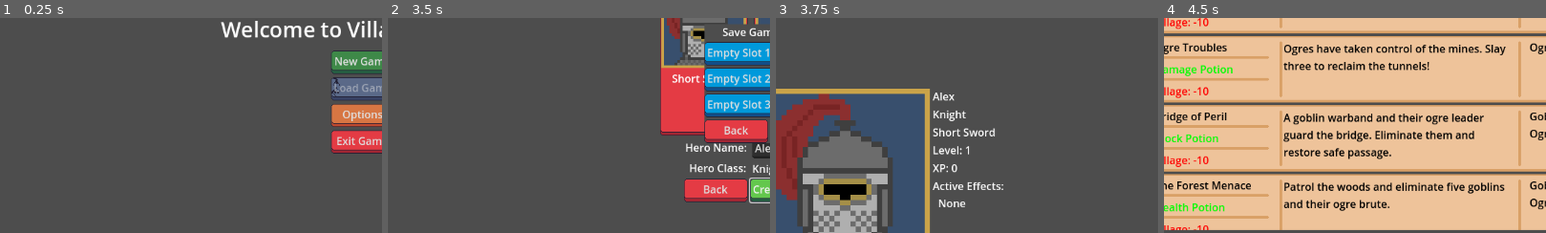
Above: before the commit, frames 1-4 (left to right).
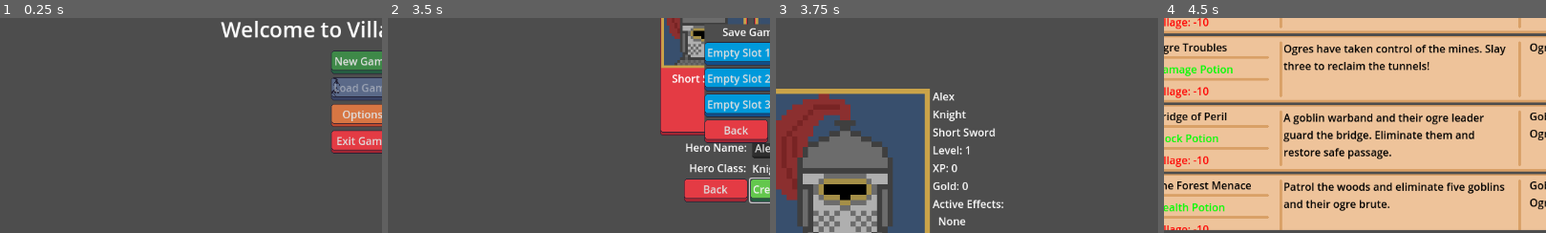
Above: after the commit, the same moments.

Repository: navtges3/PixelValley
Game: Godot game, scene res://scenes/ui/screens/main_menu_screen.tscn
Same seed, same stepped clock (60 frames per second), same inputs: the game is played once before the commit and once after it.
Inputs (mouse positions are % of the whole screen's width and height, from its top left):
- Up to frame 1 (0.25 s): no input
- Up to frame 2 (3.5 s): click "New Game" at 0.5 s; click (56, 65) at 1.27 s; type "Alex" at 1.35 s; click (44, 42) at 2.02 s; click "Create Hero" at 2.75 s
- Up to frame 3 (3.75 s): click "Empty Slot 1" at 3.5 s
- Up to frame 4 (4.5 s): click "Quests" at 4.25 s
The pictures show only the part of the screen within x 2-52%, y 35-85%; the shares and areas given below are measured in that part.

Frames 1-2 are identical in both runs. In frame 3, 1.0% of the frame differs, in the area x 41-60%, y 76-97%; in frame 4, nothing differs.

Commit message:
Added gold to hero classes

Diff:
--- a/scenes/ui/components/hero_ui.tscn
+++ b/scenes/ui/components/hero_ui.tscn
@@ -90,6 +90,10 @@
 layout_mode = 2
 text = "Xp: 0"
 
+[node name="GoldLabel" type="Label" parent="Stats"]
+layout_mode = 2
+text = "Gold: 0"
+
 [node name="ActiveEffectsLabel" type="Label" parent="Stats"]
 layout_mode = 2
 text = "Active Effects:
--- a/scripts/characters/hero_class.gd
+++ b/scripts/characters/hero_class.gd
@@ -5,6 +5,7 @@
 @export var hero_class_name := "Hero"
 @export var base_max_hp := 25
 @export var base_max_nrg := 10
+@export var base_gold := 0
 @export var base_weapon: Weapon = null
 @export var base_potion_belt: PotionBelt
 @export var portrait: Texture2D = null
--- a/scripts/characters/hero_instance.gd
+++ b/scripts/characters/hero_instance.gd
@@ -162,6 +162,7 @@
 		"current_nrg": self.current_nrg,
 		"level": self.level,
 		"experience": self.experience,
+		"gold": self.gold,
 		"weapon": self.weapon.resource_path if self.weapon else "",
 		"potion_belt": self.potion_belt.get_save_data(),
 	}
@@ -184,6 +185,7 @@
 	hero_instance.current_nrg = data.get("current_nrg", hero_instance.max_nrg)
 	hero_instance.level = data.get("level", 1)
 	hero_instance.experience = data.get("experience", 0)
+	hero_instance.gold = data.get("gold", 0)
 	var weapon_path = data.get("weapon", "")
 	if weapon_path:
 		hero_instance.weapon = load(weapon_path) as Weapon
@@ -210,4 +212,5 @@
 	hero_instance.current_nrg = hero_instance.max_nrg
 	hero_instance.weapon = hero_class_in.base_weapon
 	hero_instance.potion_belt = hero_class_in.base_potion_belt
+	hero_instance.gold = hero_class_in.base_gold
 	return hero_instance
--- a/scripts/ui/components/hero_ui.gd
+++ b/scripts/ui/components/hero_ui.gd
@@ -11,6 +11,7 @@
 @onready var weapon_label = $Stats/WeaponLabel
 @onready var level_label = $Stats/LevelLabel
 @onready var experience_label = $Stats/XPLabel
+@onready var gold_label = $Stats/GoldLabel
 @onready var active_effects_label = $Stats/ActiveEffectsLabel
 
 var hero: HeroInstance = null
@@ -26,6 +27,7 @@
 	weapon_label.text = hero.weapon.name
 	level_label.text = "Level: " + str(hero.level)
 	experience_label.text = "XP: " + str(hero.experience)
+	gold_label.text = "Gold: " + str(hero.gold)
 	update_health_bar()
 	update_energy_bar()
 	update_active_effects()
